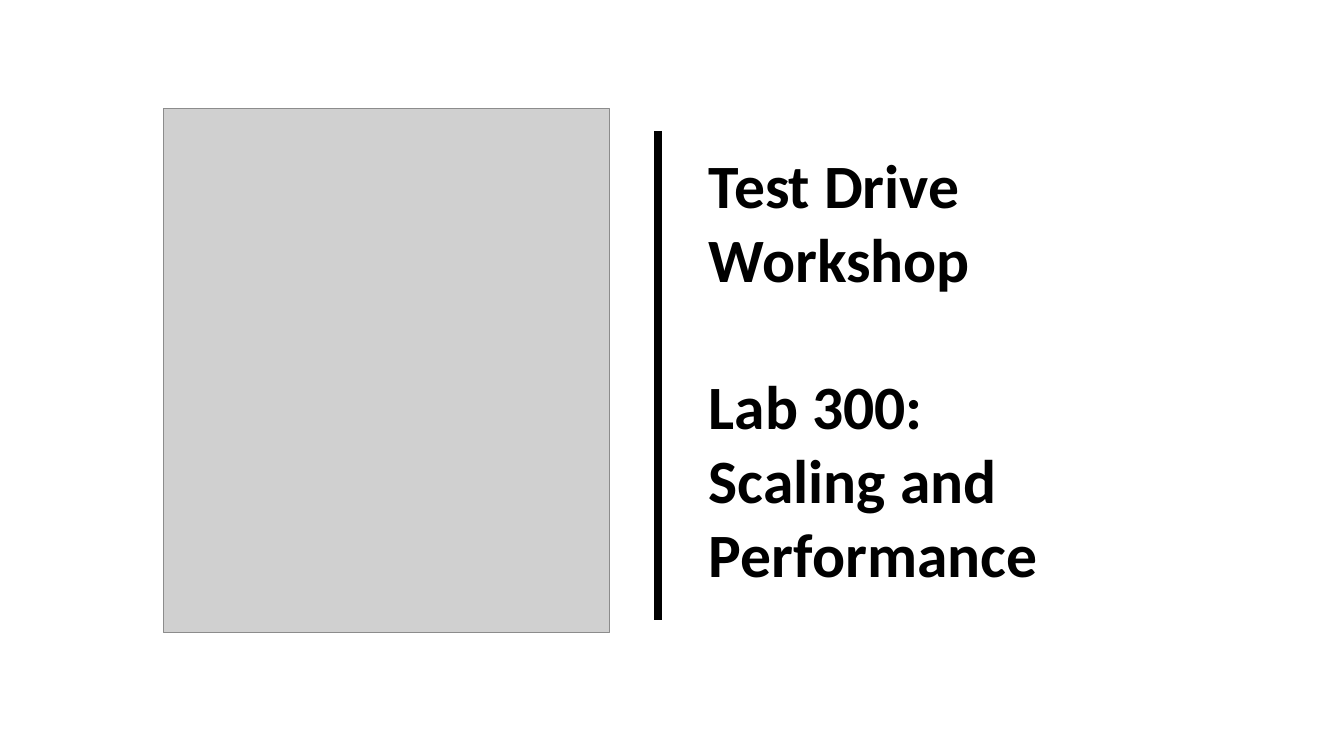
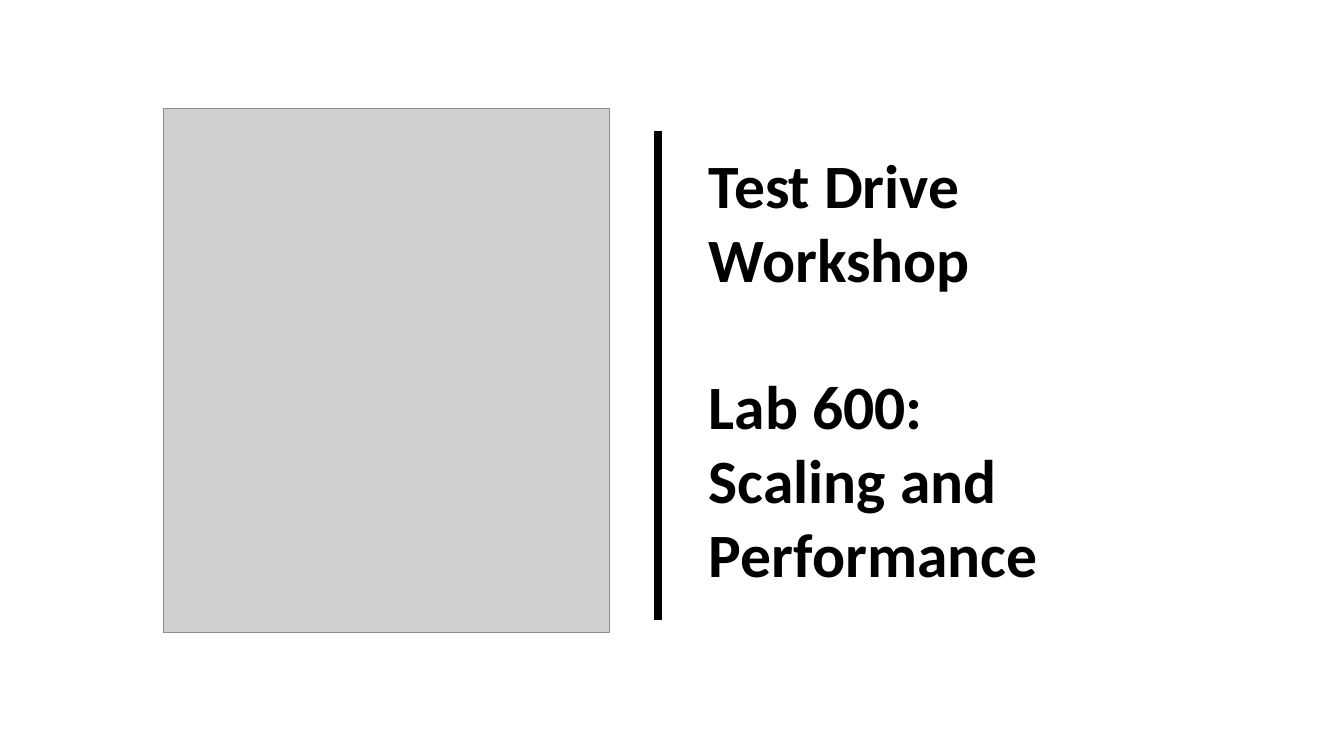
Before and after one commit to millerhoo/journey4-adwc, a slide deck: slide 3 of workshops/journey4-adwc/images/TitleImages.pptx. Drawn at 1344x756 pixels with LibreOffice and Linux fonts; fonts in the diff are those of the drawing; grey boxes stand for pictures. Boxes give left, top, right and bottom in pixels: in the first picture for what was removed or moved away, otherwise in the second. Text is boxed around its words. In the diff, an @@ line names an element or a change of style, - is before the commit and + after.

```diff
--- a/workshops/journey4-adwc/images/TitleImages.pptx
+++ b/workshops/journey4-adwc/images/TitleImages.pptx
@@ text at [709,385,923,430]: text changed @@
-Lab 300:
+Lab 600:
```
Also in this commit, not shown: 13 other files.
